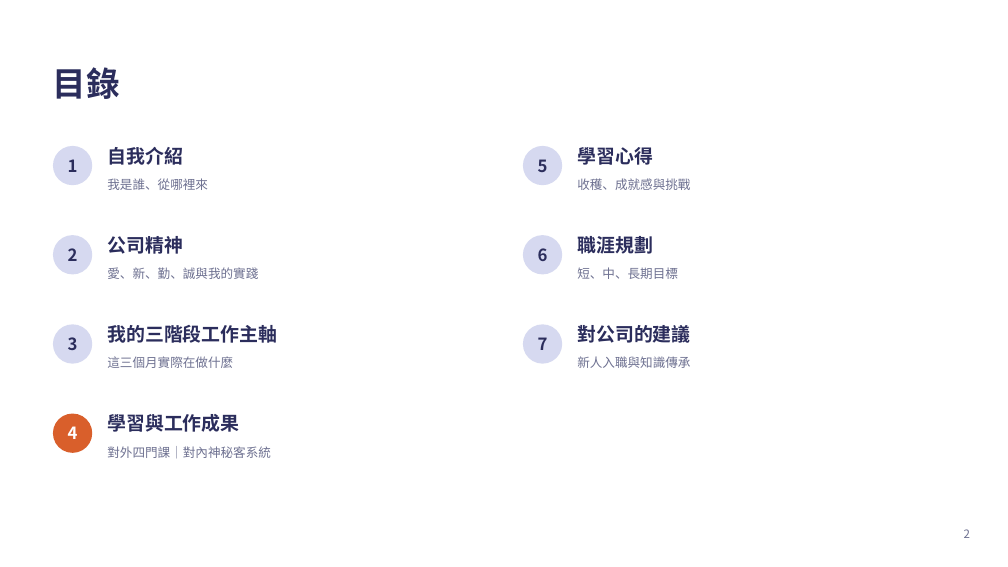
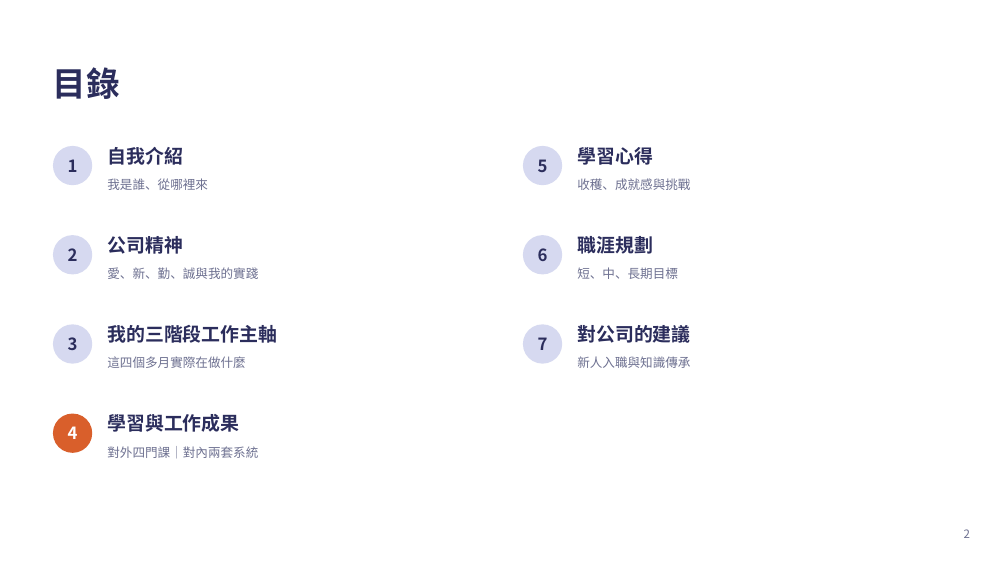
Before and after one commit to kirihuang-bit/freshman-report, a slide deck: slide 2 of 黃家朗新人報告.pptx. Drawn at 1008x567 pixels with LibreOffice and Linux fonts; fonts in the diff are those of the drawing. Boxes give left, top, right and bottom in pixels: in the first picture for what was removed or moved away, otherwise in the second. Text is boxed around its words. In the diff, an @@ line names an element or a change of style, - is before the commit and + after.

```diff
--- a/黃家朗新人報告.pptx
+++ b/黃家朗新人報告.pptx
@@ text at [107,356,245,368]: text changed @@
-這三個月實際在做什麼
+這四個多月實際在做什麼
@@ text at [107,446,258,458]: text changed @@
-對外四門課｜對內神秘客系統
+對外四門課｜對內兩套系統
```
Also in this commit, not shown: 18 other slides changed, 4 slides added, 1 slide removed, 4 other files.
